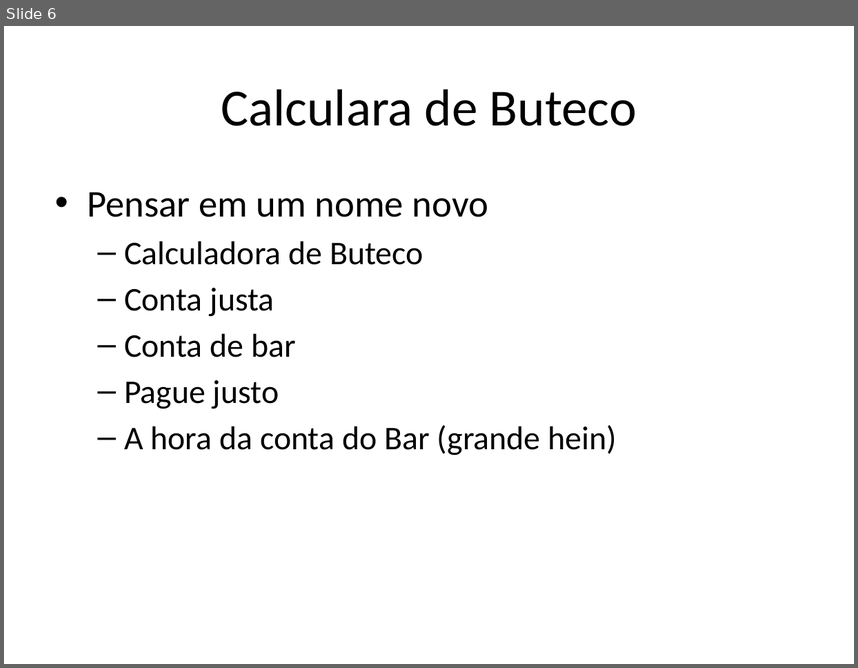
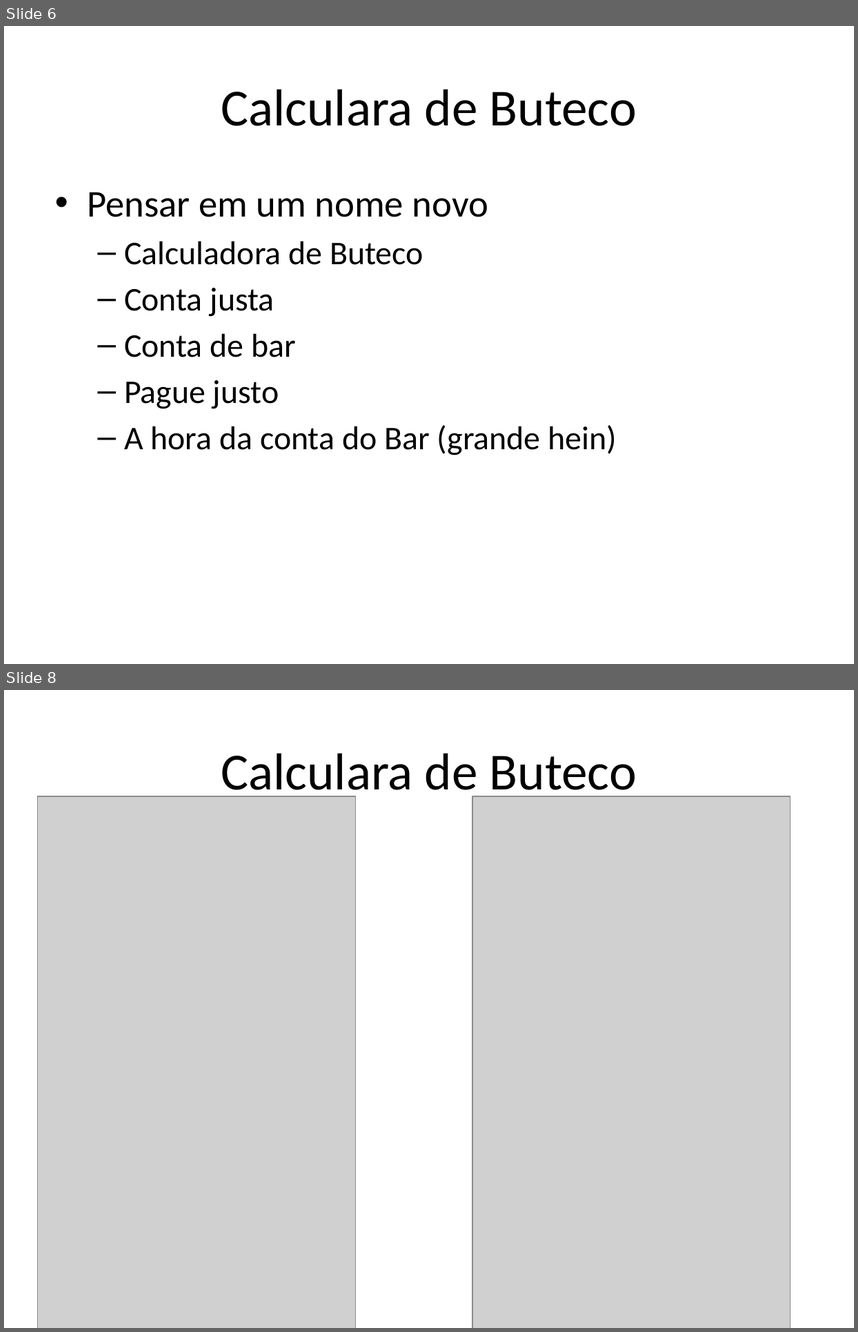
Before and after one commit to betito/proj-beto-rara, a slide deck: ButecoCalc/Calculadora de Buteco.pptx. Shown one above the other, each under a label of ours: slide 6 before the commit, slides 6 and 8 after it; the slides between them are not shown. The pictures are 858x668 and 858x1332 pixels, drawn with LibreOffice and Linux fonts; fonts in the diff are those of the drawing; grey boxes stand for pictures. Boxes give left, top, right and bottom in pixels: in the first picture for what was removed or moved away, otherwise in the second. Text is boxed around its words. In the diff, an @@ line names an element or a change of style, - is before the commit and + after.

```diff
--- a/ButecoCalc/Calculadora de Buteco.pptx
+++ b/ButecoCalc/Calculadora de Buteco.pptx
@@ slide 8 added at (x1=4, y1=690, x2=854, y2=1328), background #FFFFFF @@
@@ title added at (x1=221, y1=753, x2=637, y2=801), 44 pt, text #000000 @@
+Calculara de Buteco
@@ picture added at (x1=37, y1=796, x2=355, y2=1328) @@
@@ picture added at (x1=473, y1=796, x2=791, y2=1328) @@
```
Also in this commit, not shown: 1 slide changed, 2 other slides added.
